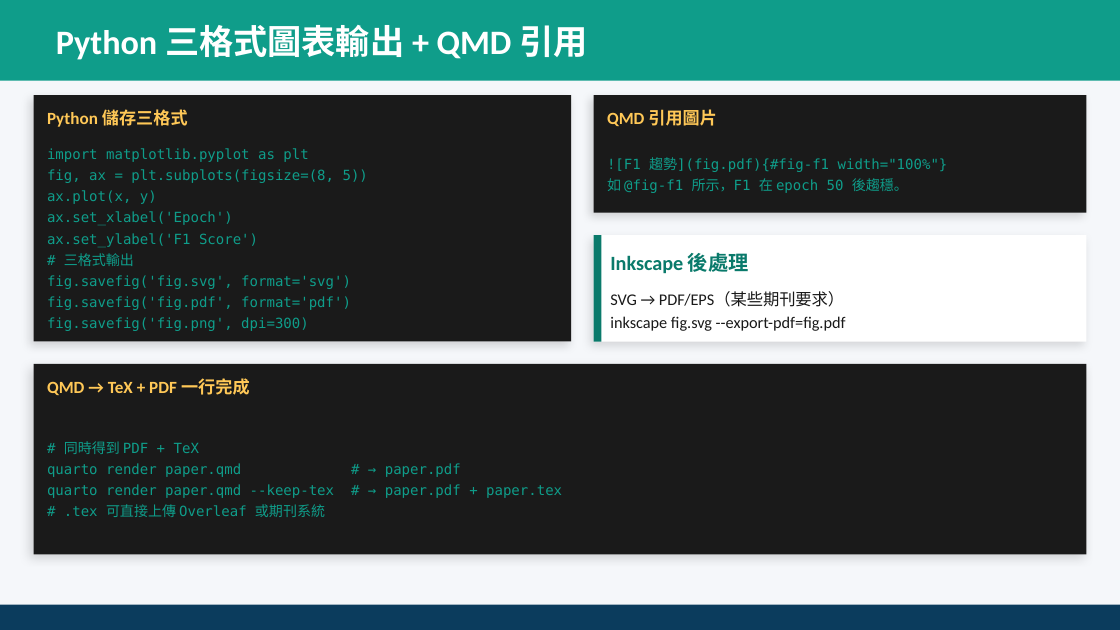
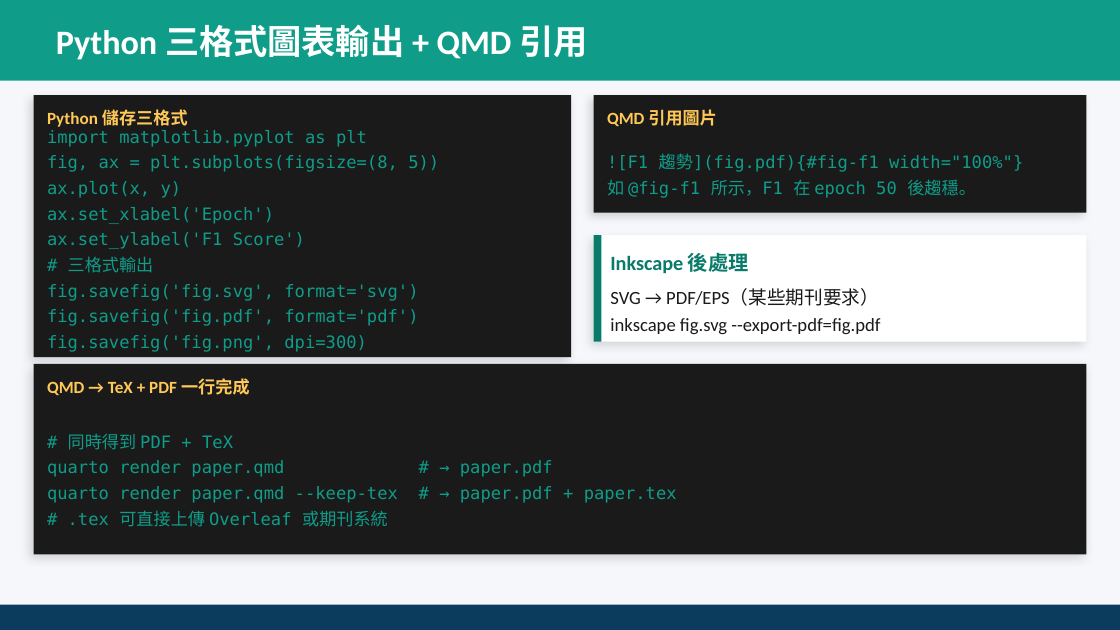
Before and after one commit to ai-cooperation/paperlab, a slide deck: slide 36 of dist/Day2_Full_AI研究進階.pptx. Drawn at 1120x630 pixels with LibreOffice and Linux fonts; fonts in the diff are those of the drawing. Boxes give left, top, right and bottom in pixels: in the first picture for what was removed or moved away, otherwise in the second. Text is boxed around its words. In the diff, an @@ line names an element or a change of style, - is before the commit and + after.

```diff
--- a/dist/Day2_Full_AI研究進階.pptx
+++ b/dist/Day2_Full_AI研究進階.pptx
@@ rectangle: place and size @@
-rectangle at <box>34,95,571,342</box>
+rectangle at <box>34,95,571,357</box>
@@ text "SVG → PDF/EPS（某些期刊要求）" at <box>610,289,880,334</box>: size 10.5 to 12 pt @@
@@ size 9 to 11 pt in 3 elements at <box>47,130,439,352</box>, <box>607,153,1023,198</box>, <box>47,433,553,527</box> @@
```
Also in this commit, not shown: 55 other slides changed, 14 slides added, 15 other files.
